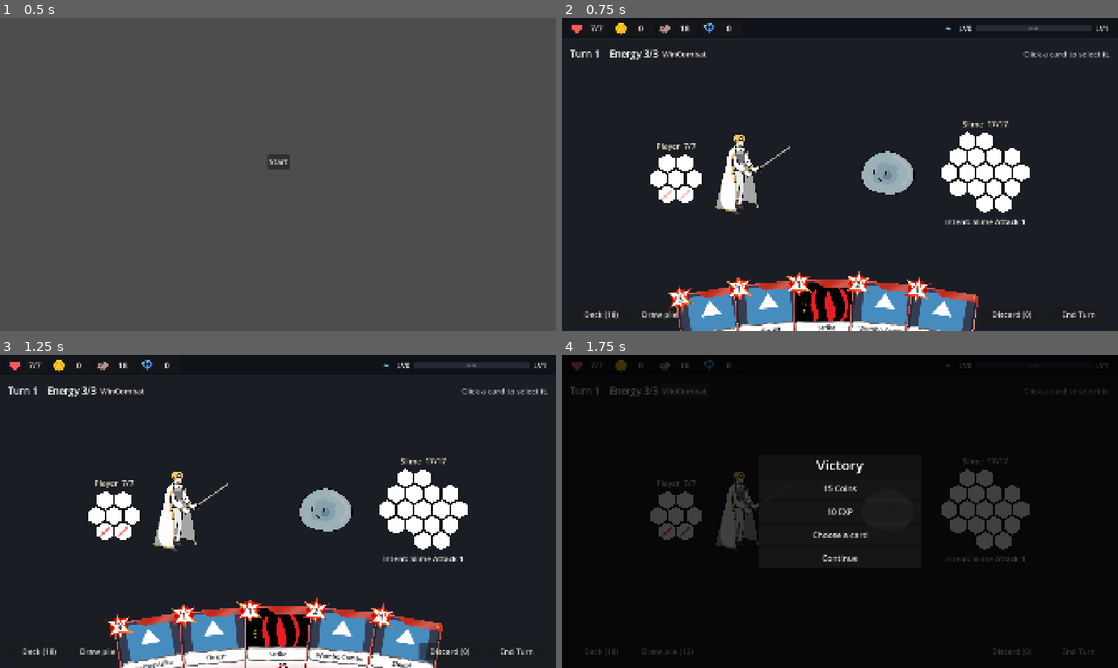
Above: before the commit, frames 1-4 (two rows, left to right).
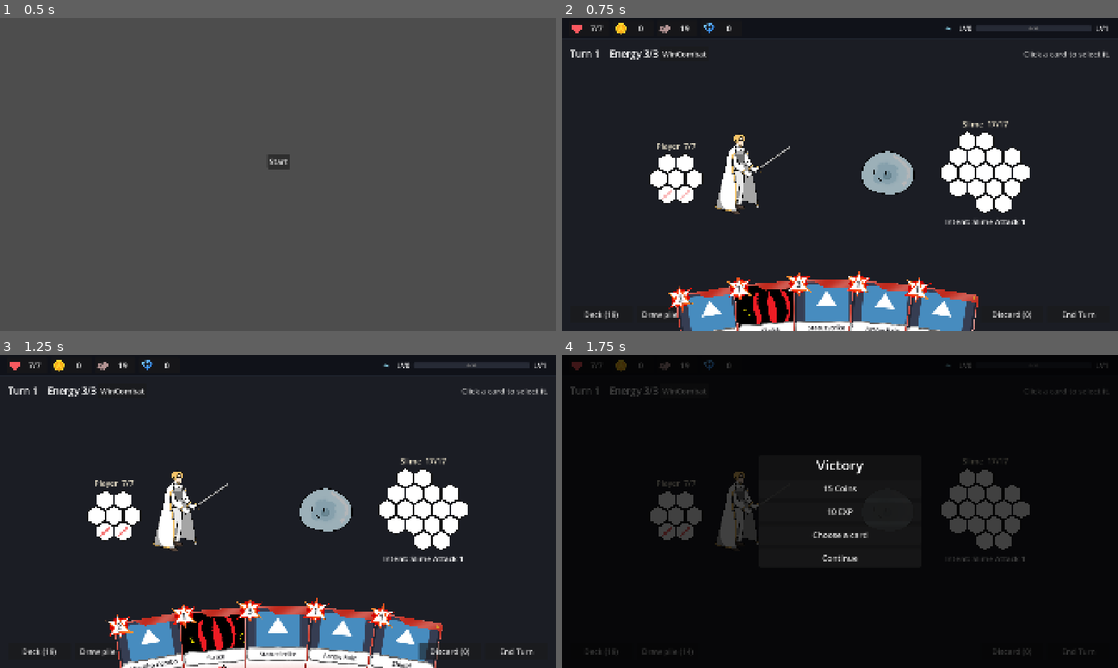
Above: after the commit, the same moments.

Repository: himaiayas/hex-sts
Game: Godot game, scene res://scenes/mainmenu.tscn
Same seed, same stepped clock (60 frames per second), same inputs: the game is played once before the commit and once after it. The engine's default icon, where the game draws it, is replaced by a stand-in: a white triangle on a blue panel in a dark square.
Inputs:
- Up to frame 1 (0.5 s): no input
- Up to frame 2 (0.75 s): click "Start" at 0.5 s
- Up to frame 3 (1.25 s): no input
- Up to frame 4 (1.75 s): click "WinCombat" at 1.25 s

Frame 1 is identical in both runs. In frame 2, 2.4% of the frame differs, in the area x 9-62%, y 2-100%; in frame 3, 2.7%, in the area x 9-66%, y 2-100%; in frame 4, less than 0.1%.

Commit message:
feat: add Enhance power card and keep power cards out of the discard pile

Diff:
--- /dev/null
+++ b/scripts/cards/card_data/enhance.gd
@@ -0,0 +1,16 @@
+class_name Enhance
+extends BaseCard
+
+
+func _init() -> void:
+	card_name = "Enhance"
+	cost = 1
+	type = Enum.CardType.POWER
+	target = Enum.TargetType.PLAYER
+	description = "Gain 1 {keyword:Strength}."
+
+
+func execute(combat: CombatState, units: Array[CombatUnit], cells: Array[Vector2i], rotations: Array[int])->Array:
+	var hits := super(combat, units, cells, rotations)
+	ApplyPowerAction.new(Enum.TargetType.PLAYER, StrengthPower.new(1)).execute(combat, combat.player, Vector2i.ZERO)
+	return hits
--- a/scripts/cards/card_pool.gd
+++ b/scripts/cards/card_pool.gd
@@ -9,6 +9,7 @@
 	DivineMercy,
 	RapidFire,
 	ArrowRain,
+	Enhance,
 ]
 
 static func random_cards(count: int) -> Array[BaseCard]:
--- a/scripts/combat/combat_state.gd
+++ b/scripts/combat/combat_state.gd
@@ -81,13 +81,15 @@
 
 
 ## Pays the cost, runs each grid action on units[i] at cells[i], then discards the card.
+## Power cards go to no pile: they stay in play for the rest of the fight.
 func play_card(card: BaseCard, units: Array[CombatUnit], cells: Array[Vector2i], rotations: Array[int]) -> bool:
 	if not can_play(card):
 		return false
 	energy -= card.cost
 	hand.erase(card)
 	card.execute(self, units, cells, rotations)
-	discard_pile.append(card)
+	if card.type != Enum.CardType.POWER:
+		discard_pile.append(card)
 	return true
 
 
--- a/scripts/game/run_state.gd
+++ b/scripts/game/run_state.gd
@@ -55,11 +55,12 @@
 		deck.append(ShieldPlayer.new())
 	for i in 2:
 		deck.append(WomboCombo.new())
-	# One of each #9 example card, for testing.
+	# One of each #9 and #7 example card, for testing.
 	deck.append(Thrust.new())
 	deck.append(DivineMercy.new())
 	deck.append(RapidFire.new())
 	deck.append(ArrowRain.new())
+	deck.append(Enhance.new())
 	map = MapState.new()
 	map.start()
 	current_room = null
Not shown, added: scripts/cards/card_data/enhance.gd.uid
